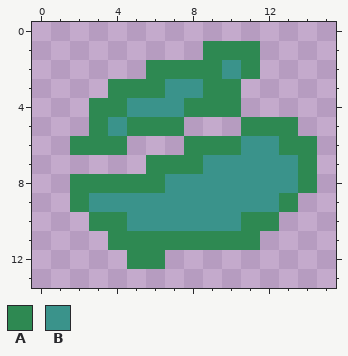
Two versions of one pixel-art sprite, Images/TileSets/PotatoHex/Tiles/Marsh.png. The first picture shows the starting point.
The file is 16x14 pixels.
Palette (. is transparent): A #2e8952  B #3a938b
Pixels before, first column x 2:
 1 .......AAA...
 2 ....AAAABA...
 3 ..AAABBAA....
 4 .AABBBAAA....
 5 .ABAAA...AAA.
 6 AAA...AAABBAA
 7 ....AAABBBBBA
 8 AAAAABBBBBBBA
 9 ABBBBBBBBBBA.
10 .AABBBBBBAA..
11 ..AAAAAAAA...
12 ...AA........
The same view after the edit:
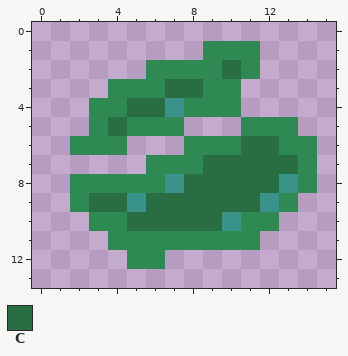
Colours new in this view: C #296e43
What changed:
y 2: x 10 B -> C
y 3: x 7..8 BB -> CC
y 4: x 5..6 BB -> CC
y 5: x 4 B -> C
y 6: x 11..12 BB -> CC
y 7: x 9..13 BBBBB -> CCCCC
y 8: x 8..12 BBBBB -> CCCCC
y 9: x 3..4 BB -> CC; x 6..11 BBBBBB -> CCCCCC
y 10: x 5..9 BBBBB -> CCCCC
Changed places in both pictures, as pixel boxes (x1, y1, x2, y2):
changed: (89, 60, 298, 231)
